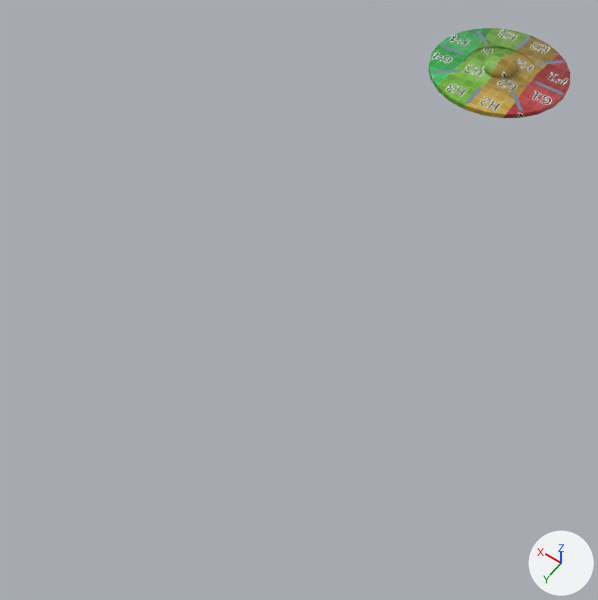
Two versions of the Blender file gfx/05/05.blend, one commit apart.
Camera for both pictures: a 50 mm camera at (-13.4, 37.9, 28.3) aimed at (0.4, 18.6, -2.0). Arrows for +X, +Y and +Z are at lower right; the lights stay in place.

Names of what the first picture shows: 'Disk1'.
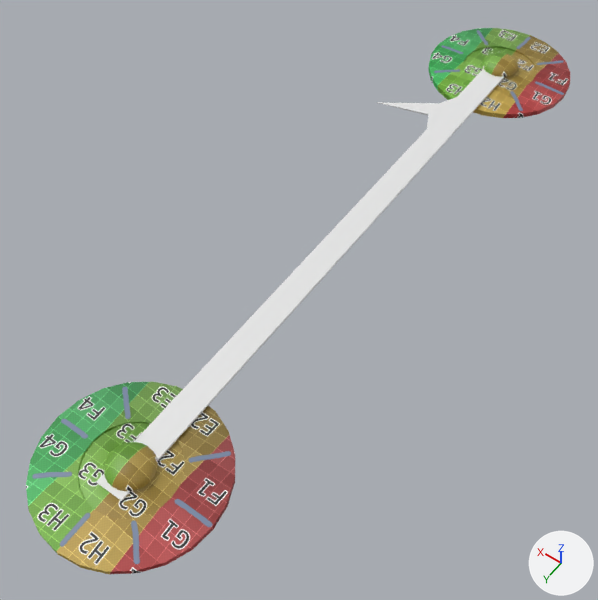
Pixel boxes [x1, y1, x2, y2] of what changed, in the pictures (598 x 600 px):
'EndPoint', added
    after: [26, 382, 235, 574]
'Bar1', added
    after: [96, 69, 504, 501]

The change, as a diff of the scene's bpy script:
```diff
--- a/gfx/05/05.blend.py
+++ b/gfx/05/05.blend.py
@@ mat_bar1 @@
+mat_bar1 = principled_material('Bar1')
+mat_bar1.base_color = (0.8, 0.8, 0.8)  # white #e7e7e7
@@ me_bar1 @@
+me_bar1.from_pydata(...)  # 125 vertices, 93 faces; spans x -0.6..3.9, y -0.6..31.2, z -0.1..0.1
+me_bar1.materials.append(mat_bar1)  # its picture is missing
@@ ob_endpoint @@
+ob_endpoint = bpy.data.objects.new('EndPoint', me_disk1.copy())  # the mesh of ob_disk1
+ob_endpoint.location = (0.0, 30.0, 0.0)
@@ ob_bar1 @@
+ob_bar1 = bpy.data.objects.new('Bar1', me_bar1)
+ob_bar1.location = (0.0, 0.0, 0.0)
```
